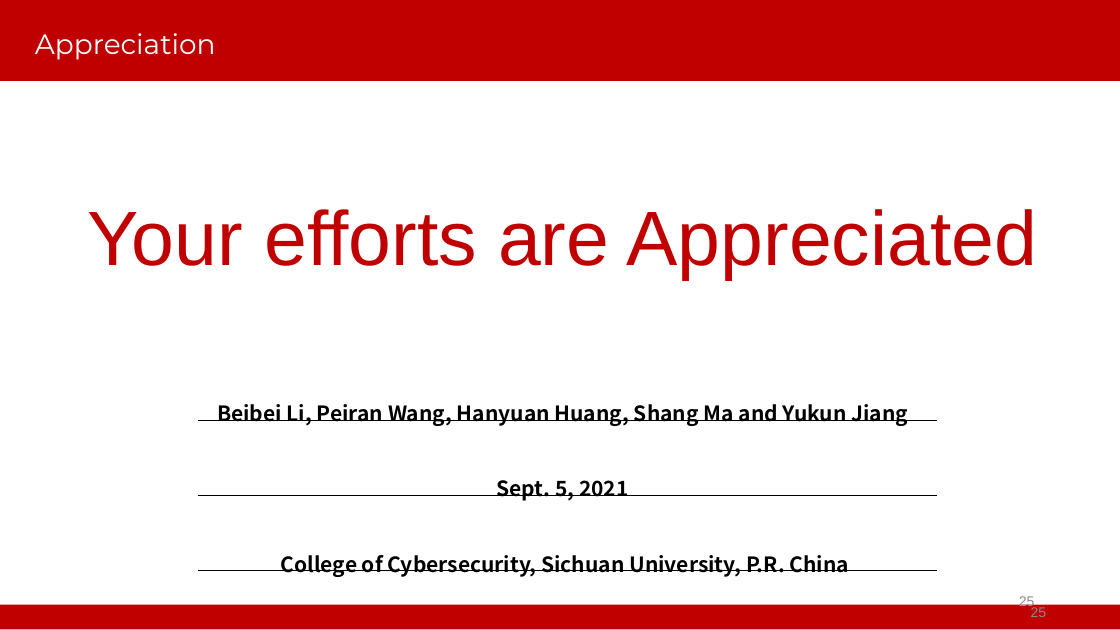
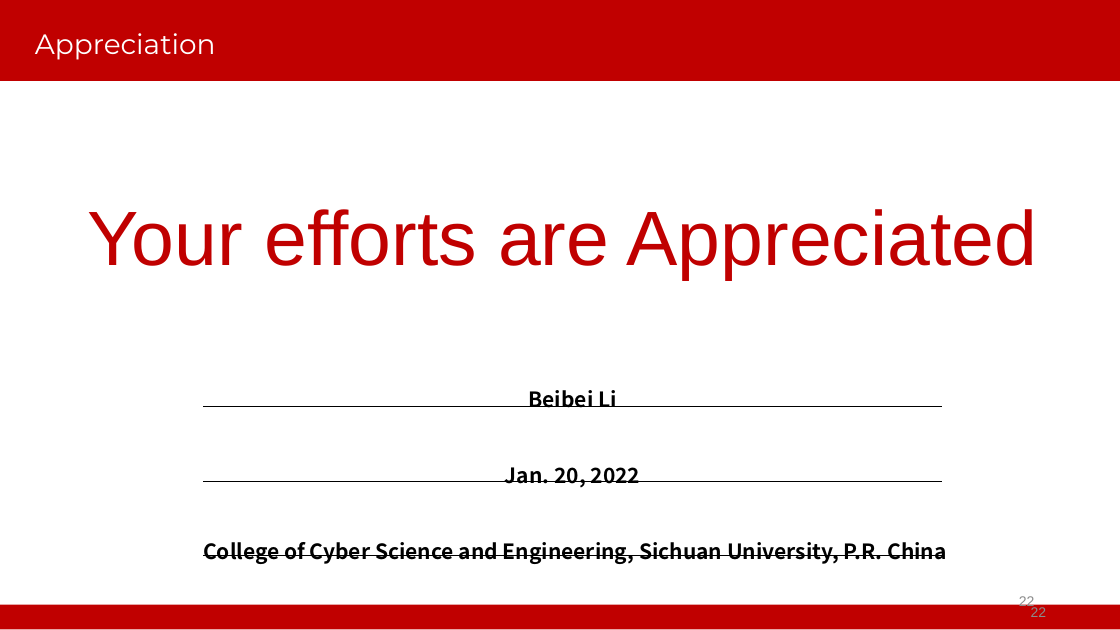
Before and after one commit to WhileBug/FLPhish, a slide deck: slide 22 of PPT/SecFL-Beibei Li.pptx (slide 25 before the commit). Drawn at 1120x630 pixels with LibreOffice and Linux fonts; fonts in the diff are those of the drawing; background and template pictures are left out. Boxes give left, top, right and bottom in pixels: in the first picture for what was removed or moved away, otherwise in the second. Text is boxed around its words. In the diff, an @@ line names an element or a change of style, - is before the commit and + after.

```diff
--- a/PPT/SecFL-Beibei Li.pptx
+++ b/PPT/SecFL-Beibei Li.pptx
@@ text at <box>203,390,946,564</box>: text changed @@
-Beibei Li, Peiran Wang, Hanyuan Huang, Shang Ma and Yukun Jiang
-Sept. 5, 2021
-College of Cybersecurity, Sichuan University, P.R. China
+Beibei Li
+Jan. 20, 2022
+College of Cyber Science and Engineering, Sichuan University, P.R. China
@@ 3 lines: place and size @@
-3 lines at <box>198,420,938,571</box>
+3 lines at <box>203,407,943,556</box>
@@ page number at <box>1019,595,1035,610</box>: text changed @@
-25
+22
@@ page number at <box>1031,607,1047,617</box>: text changed @@
-25
+22
```
Also in this commit, not shown: 4 other slides changed, 3 slides removed.
